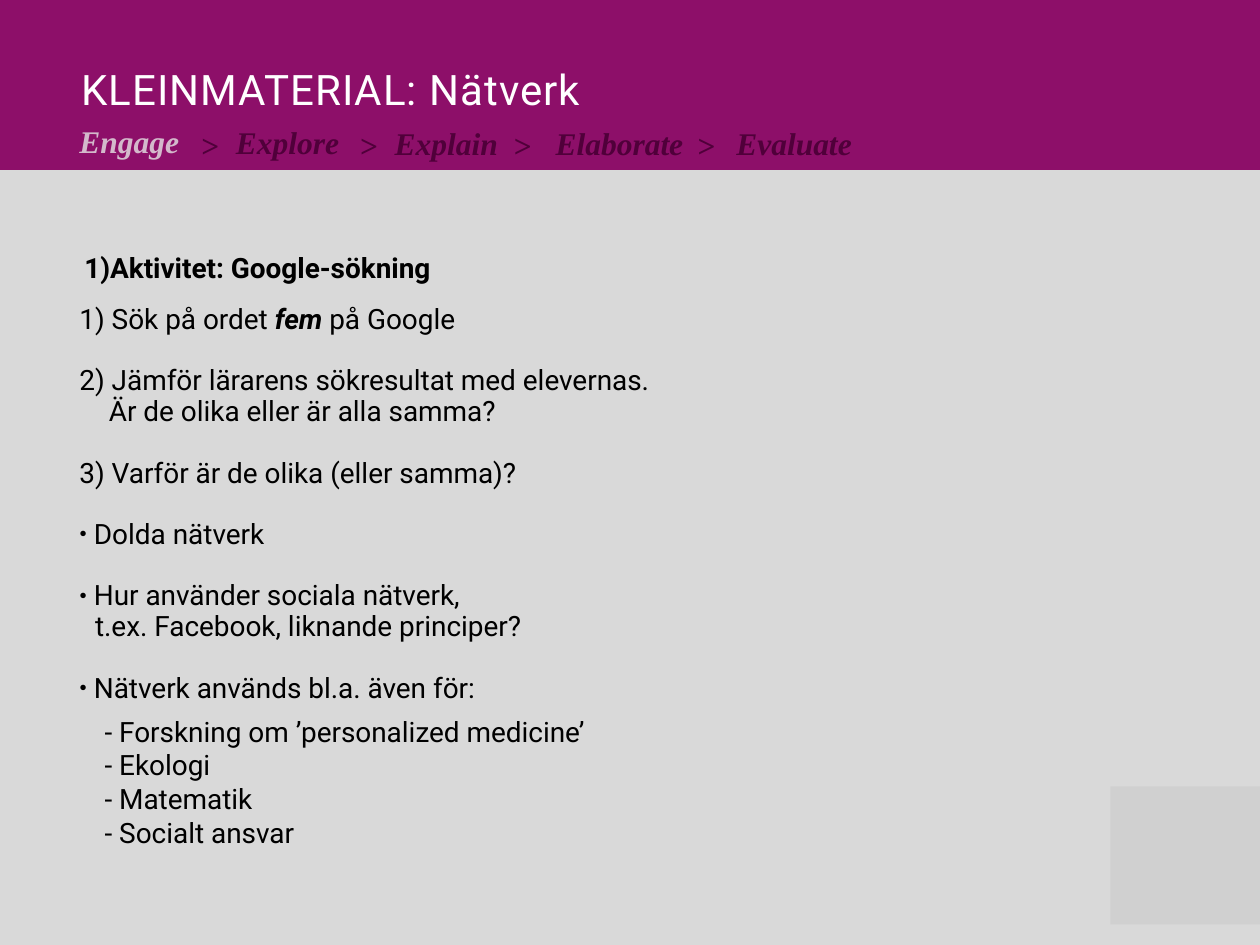
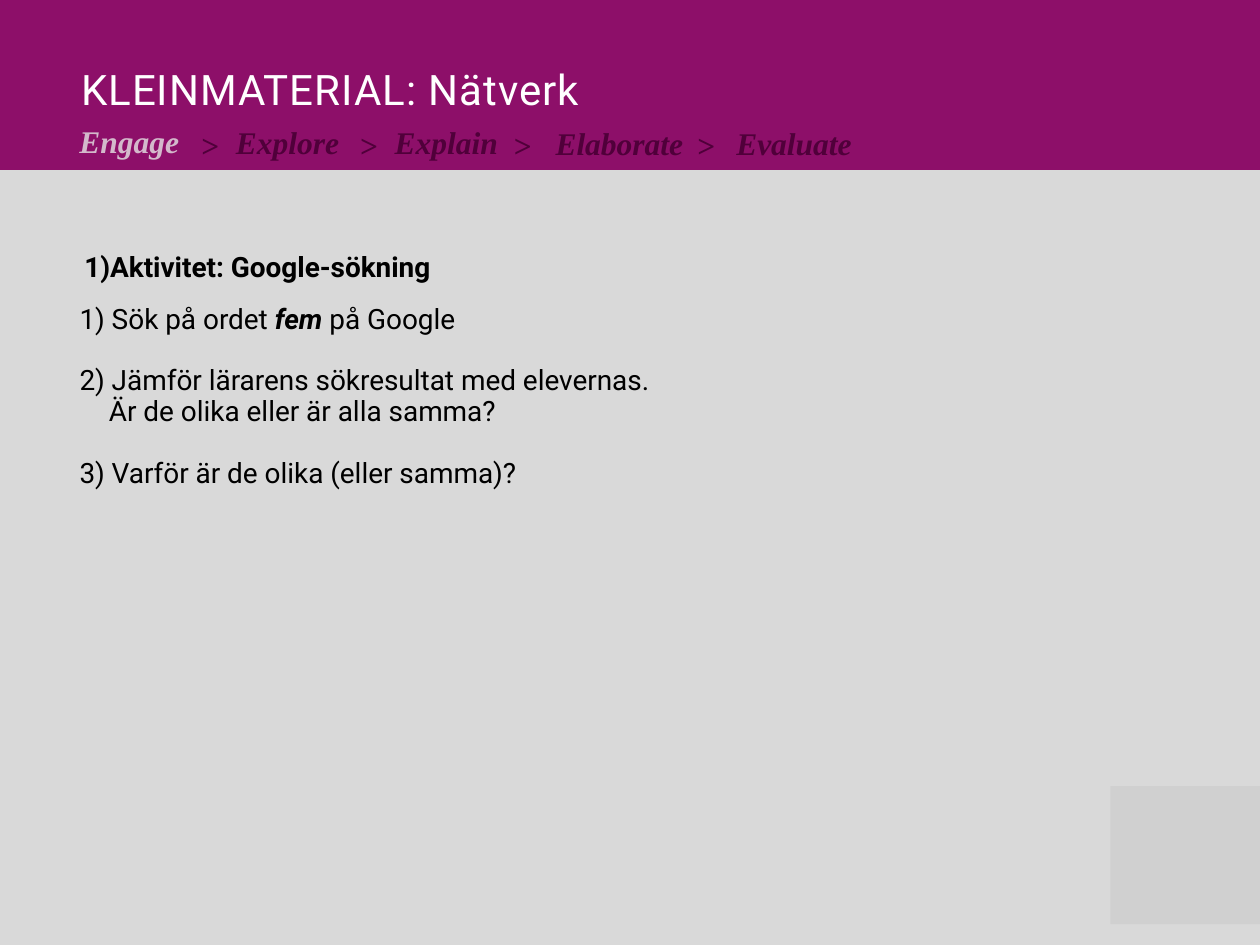
Before and after one commit to Niwsters/teaching-materials-thesis, a slide deck: slide 3 of revisions/2017-nätverk/material_nätverk_revision.pptx. Drawn at 1260x945 pixels with LibreOffice and Linux fonts; fonts in the diff are those of the drawing; grey boxes stand for pictures. Boxes give left, top, right and bottom in pixels: in the first picture for what was removed or moved away, otherwise in the second. Text is boxed around its words. In the diff, an @@ line names an element or a change of style, - is before the commit and + after.

Commit message:
Minor changes to material_nätverk, finished Mats suggested changes, added to Sample Case

```diff
--- a/revisions/2017-nätverk/material_nätverk_revision.pptx
+++ b/revisions/2017-nätverk/material_nätverk_revision.pptx
@@ text at [94, 523, 521, 699]: paragraphs removed @@
-● Dolda nätverk
-● Hur använder sociala nätverk,
-  t.ex. Facebook, liknande principer?
-● Nätverk används bl.a. även för:
@@ text removed at [119, 721, 585, 844] @@
-- Forskning om ’personalized medicine’
-- Ekologi
-- Matematik
-- Socialt ansvar
```
Also in this commit, not shown: 4 other slides changed, 1 slide added, 3 other files.
